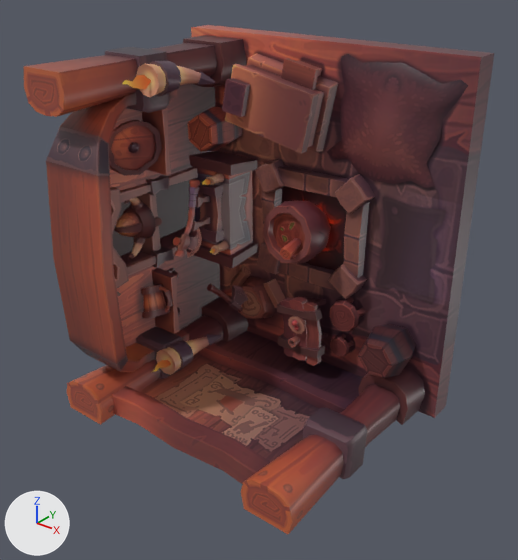
An edit to the OBJ model resources/models/viking_room.obj, drawn before and after from the same camera.
Rendered twice from a 50 mm camera at (1.71, -2.38, 1.11) aimed at (0.14, -0.43, -0.1). The axes (+X, +Y, +Z) are drawn at lower left. The lights are the same throughout. Where no turn or scale is listed for an object, it has been applied to the vertices. Vertices at the same position are counted once.

In view in the first picture: 'mesh_all1_Texture1_0'.
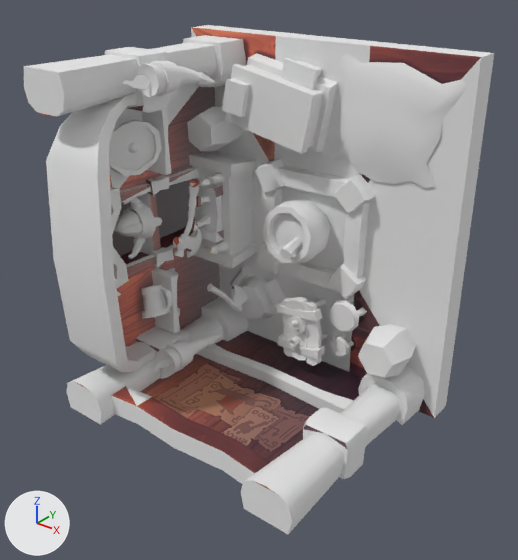
Boxes [x1, y1, x2, y2] around the edits, measured in the pictures (518 x 560 px):
part 1 of me_mesh_all1_texture1_0, recoloured (brown to grey): [24, 25, 494, 534] in both

Diff of the bpy script that builds the scene:
```diff
--- a/resources/models/viking_room.obj.py
+++ b/resources/models/viking_room.obj.py
@@ mat_texture2 @@
+mat_texture2 = principled_material('Texture2')
+mat_texture2.base_color = (0.8, 0.8, 0.8)  # white #e7e7e7
+mat_texture2.roughness = 1.0
@@ me_mesh_all1_texture1_0 @@
 me_mesh_all1_texture1_0.from_pydata(...)  # 2554 vertices, 3828 faces; spans x -0.585..0.742, y -0.925..0.108, z -0.721..0.74
 # used by ob_mesh_all1_texture1_0; location = (0.0, 0.0, 0.0)
+# me_mesh_all1_texture1_0 part 1: 3669 of the faces centred in x -0.579..0.742, y -0.921..0.071, z -0.721..0.74 switch from mat_texture1 (picture img_viking_room_png) to mat_texture2 (white #e7e7e7)
```
